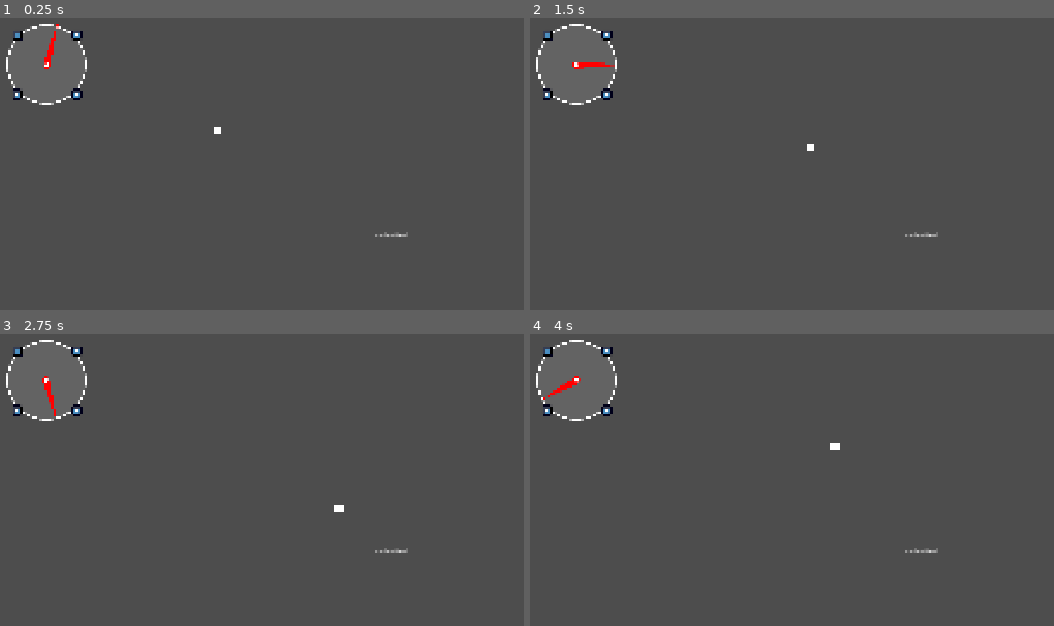
Above: before the commit, frames 1-4 (two rows, left to right).
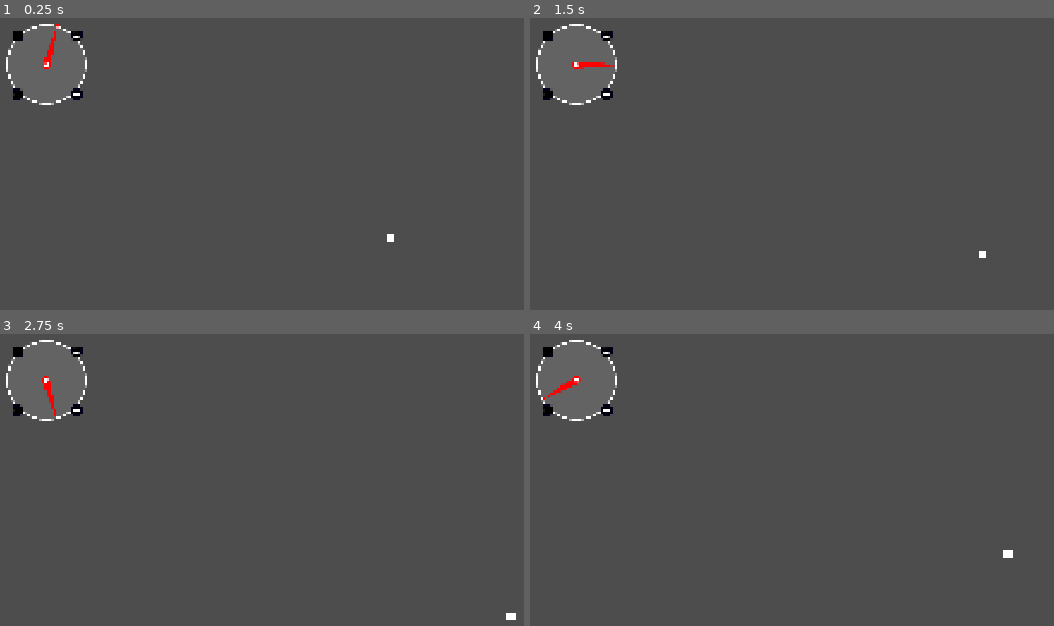
Above: after the commit, the same moments.

Repository: kazmord/action-clock
Game: Godot game, scene res://scenes/world.tscn
Two runs of this game, one before a commit and one after it. Both use one fixed random seed, a clock stepped at 60 frames per second and the inputs below. The engine's default icon, where the game draws it, is replaced by a stand-in: a white triangle on a blue panel in a dark square.
Inputs:
- Up to frame 1 (0.25 s): no input
- Up to frame 2 (1.5 s): hold D (move_right) 0.53-1.28 s; hold S (move_down) from 1.28 s (still down)
- Up to frame 3 (2.75 s): release S (move_down) at 2.03 s; hold D (move_right) from 2.03 s (still down)
- Up to frame 4 (4 s): release D (move_right) at 2.78 s; hold W (move_up) 2.78-3.53 s; hold A (move_left) from 3.53 s (still down)

The runs differ from the first frame. In frame 1, 0.2% of the frame differs, in the area x 2-78%, y 4-77%; in frame 2, 0.3%; in frame 3, 0.3%; in frame 4, 0.3%, in the area x 2-93%, y 4-77%.

Commit message:
action icon handling

Diff:
--- a/scenes/action_clock/action_clock.tscn
+++ b/scenes/action_clock/action_clock.tscn
@@ -1,8 +1,8 @@
 [gd_scene load_steps=4 format=3 uid="uid://b4gufru0aq7ph"]
 
 [ext_resource type="Script" uid="uid://ctn8w6hduu61b" path="res://scripts/action_clock.gd" id="1_7cset"]
-[ext_resource type="Texture2D" uid="uid://b8h3llirj8oat" path="res://assets/clock/clock_face.png" id="1_t8ob0"]
-[ext_resource type="Texture2D" uid="uid://ceha6dtoet4kv" path="res://assets/clock/clock_hand.png" id="2_7cset"]
+[ext_resource type="Texture2D" uid="uid://b8h3llirj8oat" path="res://assets/sprites/clock/clock_face.png" id="1_t8ob0"]
+[ext_resource type="Texture2D" uid="uid://ceha6dtoet4kv" path="res://assets/sprites/clock/clock_hand.png" id="2_7cset"]
 
 [node name="ActionClock" type="Control"]
 layout_mode = 3
--- /dev/null
+++ b/scenes/action_clock/actions/action_dash.tscn
@@ -0,0 +1,10 @@
+[gd_scene load_steps=3 format=3 uid="uid://cls035jgvp6sm"]
+
+[ext_resource type="Script" uid="uid://b8o5tuxm50x4r" path="res://scripts/action_dash.gd" id="1_6hm1y"]
+[ext_resource type="Texture2D" uid="uid://1o27x5i5r6g1" path="res://assets/sprites/action_dash_icon.png" id="2_v1i4a"]
+
+[node name="ActionDash" type="Node"]
+script = ExtResource("1_6hm1y")
+icon = ExtResource("2_v1i4a")
+uses_remaining = 3
+metadata/_custom_type_script = "uid://cljjq61cf4vnx"
--- a/scenes/action_clock/actions/action_null.tscn
+++ b/scenes/action_clock/actions/action_null.tscn
@@ -1,9 +1,9 @@
-[gd_scene load_steps=2 format=3 uid="uid://bl2c68pddl2no"]
+[gd_scene load_steps=3 format=3 uid="uid://bl2c68pddl2no"]
 
 [ext_resource type="Script" uid="uid://cfmn5dfwad5f4" path="res://scripts/action_null.gd" id="1_v6b55"]
+[ext_resource type="Texture2D" uid="uid://bvm01c1ak0sif" path="res://assets/sprites/action_null_icon.png" id="2_8s2jj"]
 
 [node name="ActionNull" type="Node"]
 script = ExtResource("1_v6b55")
+icon = ExtResource("2_8s2jj")
 metadata/_custom_type_script = "uid://cljjq61cf4vnx"
-
-[node name="Icon" type="Sprite2D" parent="."]
--- a/scenes/ui.tscn
+++ b/scenes/ui.tscn
@@ -34,7 +34,3 @@
 [node name="VBoxContainer" type="VBoxContainer" parent="Control/MarginContainer/HBoxContainer"]
 layout_mode = 2
 alignment = 1
-
-[node name="Label" type="Label" parent="Control/MarginContainer/HBoxContainer/VBoxContainer"]
-layout_mode = 2
-text = "asdasdasd"
--- a/scenes/world.tscn
+++ b/scenes/world.tscn
@@ -6,6 +6,6 @@
 [node name="World" type="Node2D"]
 
 [node name="Player" parent="." instance=ExtResource("1_nnsk1")]
-position = Vector2(543, 289)
+position = Vector2(957, 549)
 
 [node name="UI" parent="." instance=ExtResource("2_rwgxs")]
--- a/scripts/action.gd
+++ b/scripts/action.gd
@@ -1,6 +1,13 @@
 class_name Action extends Node
 
-@export var icon: Sprite2D
+signal delete
+@export var icon: Texture2D
+@export var uses_remaining := 1:
+	set(new_number):
+		uses_remaining = new_number
+		if uses_remaining < 1:
+			print("OUT OF USES! (" + str(uses_remaining) + ")")
+			delete.emit()
 
 enum ActionSignalIds {
 	DASH,
@@ -9,3 +16,6 @@
 
 func do_action() -> void:
 	printerr("BLANK ACTION - polymorph this!")
+
+func decrement_uses() -> void:
+	uses_remaining = uses_remaining - 1
--- a/scripts/action_clock.gd
+++ b/scripts/action_clock.gd
@@ -6,6 +6,8 @@
 var previous_clock_rotation_degrees = 0
 var clock_rotation_degrees = 0
 var slot_positions = []
+var next_slot = 0
+var last_slot_done = false
 
 @onready var clock_hand: TextureRect = $ClockHand
 @onready var circle_ray: RayCast2D = $CircleRay
@@ -15,28 +17,26 @@
 # Called when the node enters the scene tree for the first time.
 func _ready() -> void:
 	_place_slots(slot_count)
+	_test()
 
 # Called every frame. 'delta' is the elapsed time since the previous frame.
 func _process(delta: float) -> void:
 	_move_clock(delta)
-	print(str(previous_clock_rotation_degrees) + "->" + str(clock_rotation_degrees))
 	_check_slot_reached(slot_positions)
 
 func _move_clock(delta: float) -> void:
 	previous_clock_rotation_degrees = clock_rotation_degrees
 	clock_rotation_degrees = fposmod(clock_rotation_degrees + rotation_speed * delta, 360)
+	if previous_clock_rotation_degrees > clock_rotation_degrees:
+		last_slot_done = false
 	clock_hand.rotation_degrees = clock_rotation_degrees
 
-# TODO: Optimise
-# instead of checking all slots iteratively, identify the "next slot".
-# when clock position exceeds slot position, make the slot after it the "next slot"
-# TODO 2: Check slots instead of raw floats
-# TODO 3: Actually do something more than printing
-func _check_slot_reached(slots: Array):
-	for slot in slots:
-		if previous_clock_rotation_degrees < slot.clock_rotation and slot.clock_rotation < clock_rotation_degrees:
-			print(slot)
-			slot.try_do_action()
+func _check_slot_reached(slot_arr: Array):
+	if clock_rotation_degrees > slot_arr[next_slot].clock_rotation and !last_slot_done:
+		slot_arr[next_slot].try_do_action()
+		if next_slot + 1 == slot_positions.size():
+			last_slot_done = true
+		next_slot = _increment_array_index_wrapping(slot_arr, next_slot) # helper func to support wraparound
 
 func _place_slots(slot_number: int) -> void:
 	if slot_number < 1:
@@ -54,3 +54,21 @@
 		slot_array.append(s)
 	slot_positions = slot_array
 	move_child(clock_hand, -1)
+
+func _increment_array_index_wrapping(arr: Array, current_index: int) -> int:
+	return (current_index + 1) % arr.size()
+
+func _add_action_to_slot(action: Action, slot_index) -> void:
+	pass # call function in slot to add action
+
+func _remove_action_from_slot(slot_index) -> void:
+	pass
+
+func _add_action_to_next(action: Action) -> void:
+	pass
+
+func _remove_action_from_next(action: Action) -> void:
+	pass
+
+func _test() -> void:
+	slot_positions[0].replace_action(load("res://scenes/action_clock/actions/action_dash.tscn").instantiate())
--- /dev/null
+++ b/scripts/action_dash.gd
@@ -0,0 +1,5 @@
+class_name ActionDash extends Action
+
+func do_action() -> void:
+	print("Dash action")
+	decrement_uses()
--- a/scripts/action_slot.gd
+++ b/scripts/action_slot.gd
@@ -1,12 +1,21 @@
 class_name ActionSlot extends PanelContainer
 
-@export var action: Action = ActionNull.new()
+@export var action: Action = load("res://scenes/action_clock/actions/action_null.tscn").instantiate():
+	set(new_action):
+		action = new_action
+		if !action.delete.is_connected(empty_action_slot):
+			action.delete.connect(empty_action_slot)
+		print(action.icon)
+		icon.texture = action.icon
 @export var clock_rotation: float
+
+@onready var icon: TextureRect = $MarginContainer/Icon
 
 # Called when the node enters the scene tree for the first time.
 func _ready() -> void:
-	pass # Replace with function body.
-
+	if !action.delete.is_connected(empty_action_slot):
+			action.delete.connect(empty_action_slot)
+	icon.texture = action.icon
 
 # Called every frame. 'delta' is the elapsed time since the previous frame.
 func _process(delta: float) -> void:
@@ -14,3 +23,9 @@
 
 func try_do_action() -> void:
 	action.do_action()
+
+func replace_action(new_action: Action) -> void:
+	action = new_action
+
+func empty_action_slot() -> void:
+	action = load("res://scenes/action_clock/actions/action_null.tscn").instantiate()
Binary file added: assets/sprites/action_dash_icon.png
Not shown, added: assets/sprites/action_dash_icon.png.import
Binary file added: assets/sprites/action_null_icon.png
Not shown, changed: assets/sprites/action_null_icon.png.import
Renamed: assets/clock/clock_face.png -> assets/sprites/clock/clock_face.png
Not shown, changed: assets/sprites/clock/clock_face.png.import
Renamed: assets/clock/clock_hand.png -> assets/sprites/clock/clock_hand.png
Not shown, added: assets/sprites/clock/clock_hand.png.import
Not shown, added: scripts/action_dash.gd.uid
